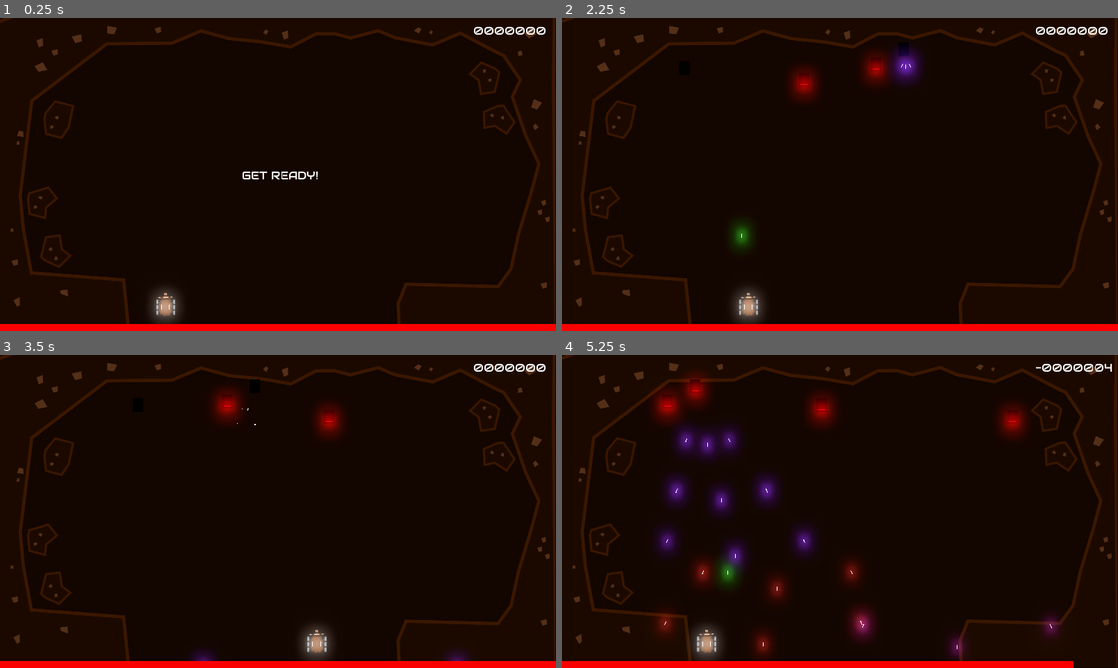
Above: before the commit, frames 1-4 (two rows, left to right).
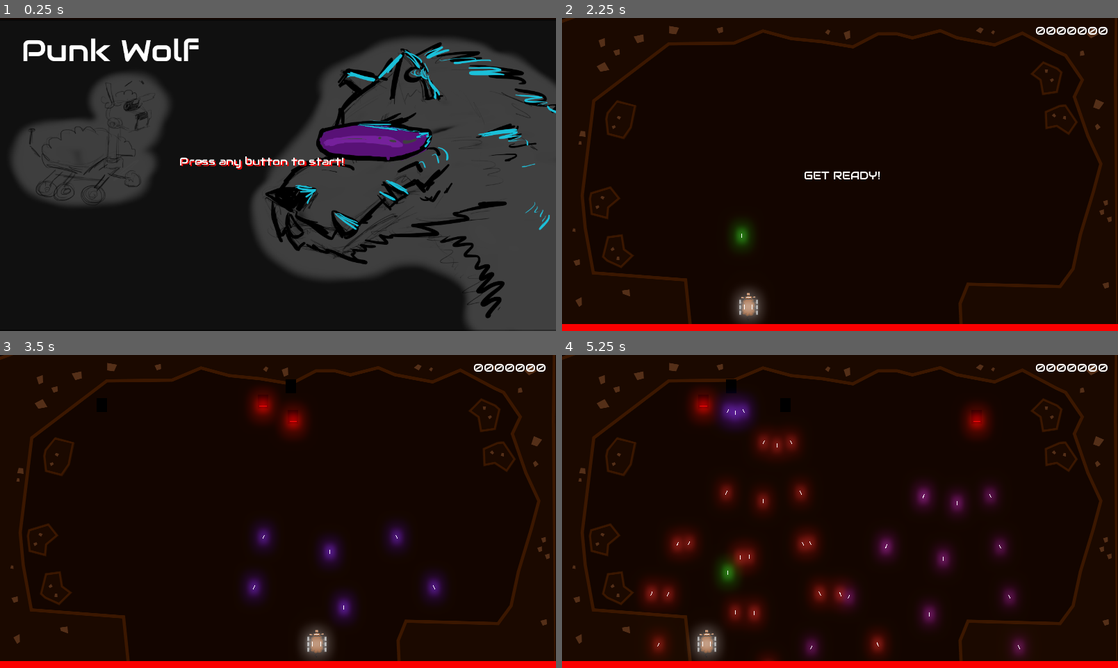
Above: after the commit, the same moments.

Repository: GameDrivenDesign/punk-wolf
Game: Godot game, scene res://newgame.tscn
Two runs of this game, one before a commit and one after it. Both use one fixed random seed, a clock stepped at 60 frames per second and the inputs below. Before the commit the project starts from res://game.tscn. Sound files missing from this copy of the repository are replaced by a short silence.
Inputs:
- Up to frame 1 (0.25 s): no input
- Up to frame 2 (2.25 s): tap Enter at 0.5 s; hold Right (ui_right) 0.53-1.28 s; hold R (shield_blue) 0.53-1.28 s; hold Left (ui_left) 1.28-2.03 s; tap E (shield_red) at 1.35 s; hold Right (ui_right) from 2.03 s (still down); tap Q (shoot_0) at 2.1 s
- Up to frame 3 (3.5 s): keep holding Right (ui_right); tap W (shoot_1) at 2.85 s
- Up to frame 4 (5.25 s): release Right (ui_right) at 3.53 s; hold R (shield_blue) 3.53-4.28 s; hold Left (ui_left) from 3.53 s (still down); tap E (shield_red) at 4.35 s; tap Q (shoot_0) at 5.1 s

The runs differ from the first frame. In frame 1, 49% of the frame differs, in the area x 0-100%, y 0-100%; in frame 2, 1.7%; in frame 3, 4.2%; in frame 4, 13%.

Commit message:
improve newgame slide

Diff:
--- a/newgame.gd
+++ b/newgame.gd
@@ -3,3 +3,24 @@
 func _input(event):
 	if event is InputEventKey:
 		get_tree().change_scene("res://game.tscn")
+
+func _ready():
+	get_current_highscore()
+
+func get_current_highscore():
+	var http_request = HTTPRequest.new()
+	add_child(http_request)
+
+	var url = ("https://scores.tmbe.me/score?game=" + Global.GAME_NAME.percent_encode())
+
+	if http_request.request(url, [], true, HTTPClient.METHOD_GET) != OK:
+		print("Loading highscore failed")
+		return -1
+	var response = yield(http_request, "request_completed")
+	if response[1] != 200:
+		print("Loading highscore returned " + str(response[1]))
+		return -1
+	remove_child(http_request)
+
+	var data = JSON.parse(response[3].get_string_from_utf8()).result[0]
+	$Current.text = "Current Highscore:\n    " + data["player"] + "    " + str(data["score"])
--- a/newgame.tscn
+++ b/newgame.tscn
@@ -1,10 +1,16 @@
-[gd_scene load_steps=3 format=2]
+[gd_scene load_steps=4 format=2]
 
 [ext_resource path="res://newgame.gd" type="Script" id=1]
 [ext_resource path="res://fonts/audiowide-large.tres" type="DynamicFont" id=2]
+[ext_resource path="res://title-background.png" type="Texture" id=3]
 
 [node name="newgame" type="Node2D"]
 script = ExtResource( 1 )
+
+[node name="title-background" type="Sprite" parent="."]
+position = Vector2( 794.494, 451.552 )
+scale = Vector2( 1.27232, 1.23283 )
+texture = ExtResource( 3 )
 
 [node name="Label" type="Label" parent="."]
 margin_left = 516.536
@@ -12,7 +18,24 @@
 margin_right = 989.536
 margin_bottom = 432.73
 custom_fonts/font = ExtResource( 2 )
+custom_colors/font_color_shadow = Color( 1, 0, 0, 1 )
+custom_constants/shadow_offset_x = 4
+custom_constants/shadow_offset_y = 4
 text = "Press any button to start!"
 __meta__ = {
 "_edit_use_anchors_": false
 }
+
+[node name="Current" type="Label" parent="."]
+margin_left = 127.893
+margin_top = 741.754
+margin_right = 600.893
+margin_bottom = 828.754
+custom_fonts/font = ExtResource( 2 )
+custom_colors/font_color = Color( 0.544691, 0.157654, 0.960938, 1 )
+custom_colors/font_color_shadow = Color( 1, 1, 1, 1 )
+custom_constants/shadow_offset_x = 2
+custom_constants/shadow_offset_y = 2
+__meta__ = {
+"_edit_use_anchors_": false
+}
--- a/project.godot
+++ b/project.godot
@@ -21,7 +21,7 @@
 [application]
 
 config/name="Punk-wolf"
-run/main_scene="res://game.tscn"
+run/main_scene="res://newgame.tscn"
 config/icon="res://icon.png"
 
 [autoload]
Binary file added: title-background.png
Not shown, added: title-background.png.import
